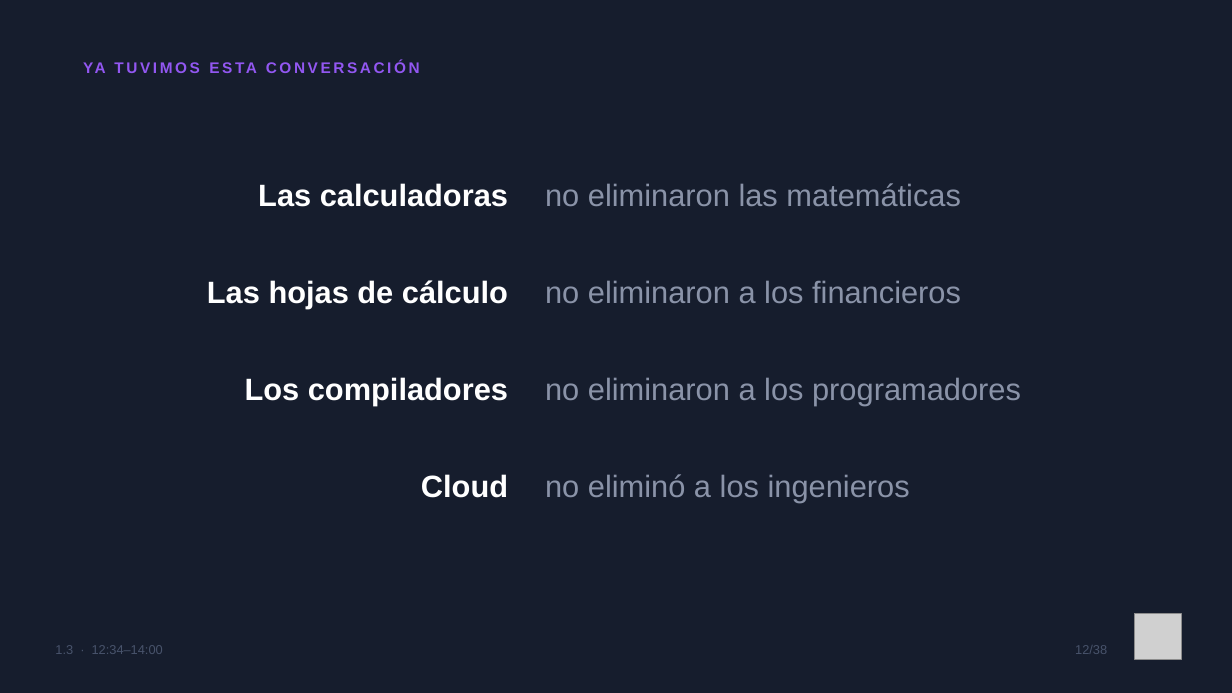
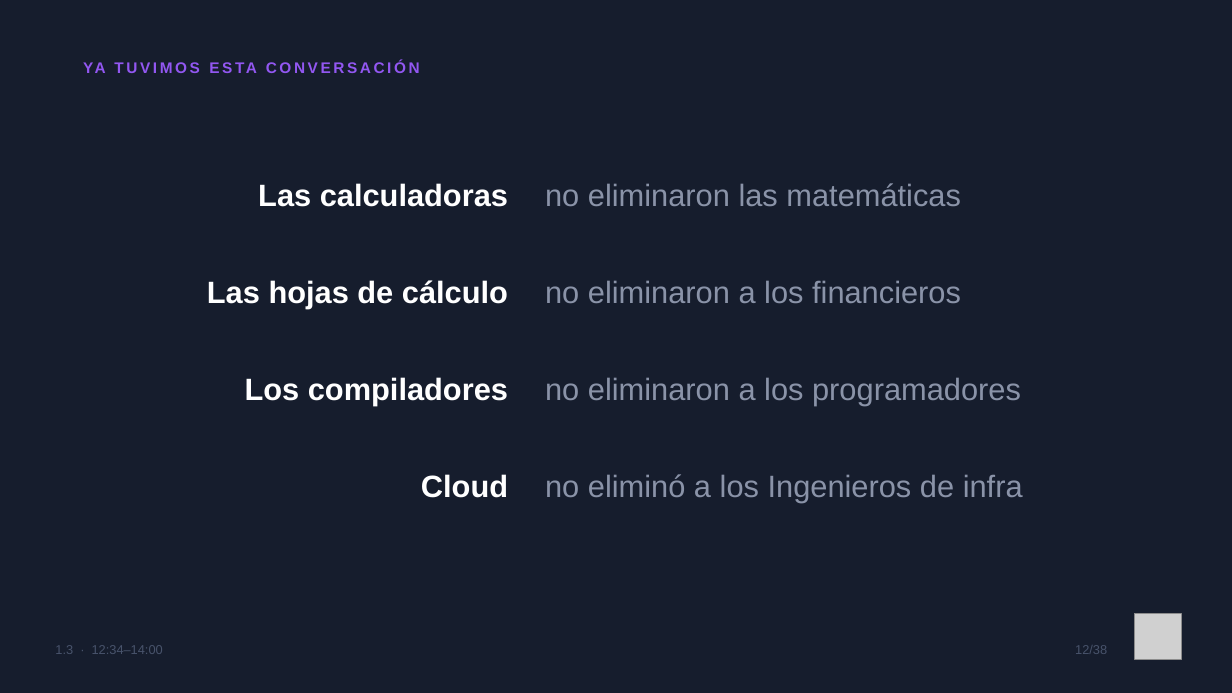
Before and after one commit to gldiazcardenas/charla-ia-aws-ug-cucuta, a slide deck: slide 12 of Slides_IA_AWS_UG_Cucuta.pptx. Drawn at 1232x693 pixels with LibreOffice and Linux fonts; fonts in the diff are those of the drawing; grey boxes stand for pictures. Boxes give left, top, right and bottom in pixels: in the first picture for what was removed or moved away, otherwise in the second. Text is boxed around its words. In the diff, an @@ line names an element or a change of style, - is before the commit and + after.

```diff
--- a/Slides_IA_AWS_UG_Cucuta.pptx
+++ b/Slides_IA_AWS_UG_Cucuta.pptx
@@ text at (x1=545, y1=474, x2=1023, y2=503): text changed @@
-no eliminó a los ingenieros
+no eliminó a los Ingenieros de infra
```
Also in this commit, not shown: 7 other slides changed.
